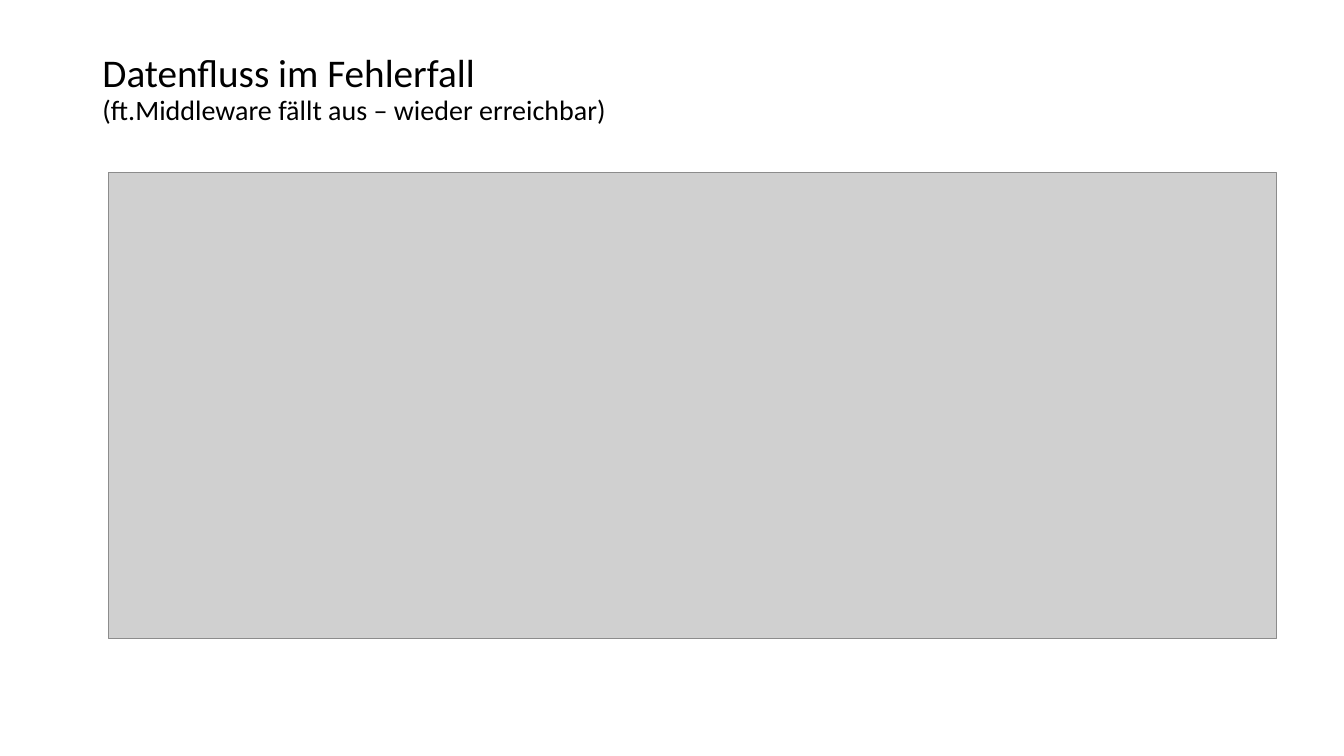
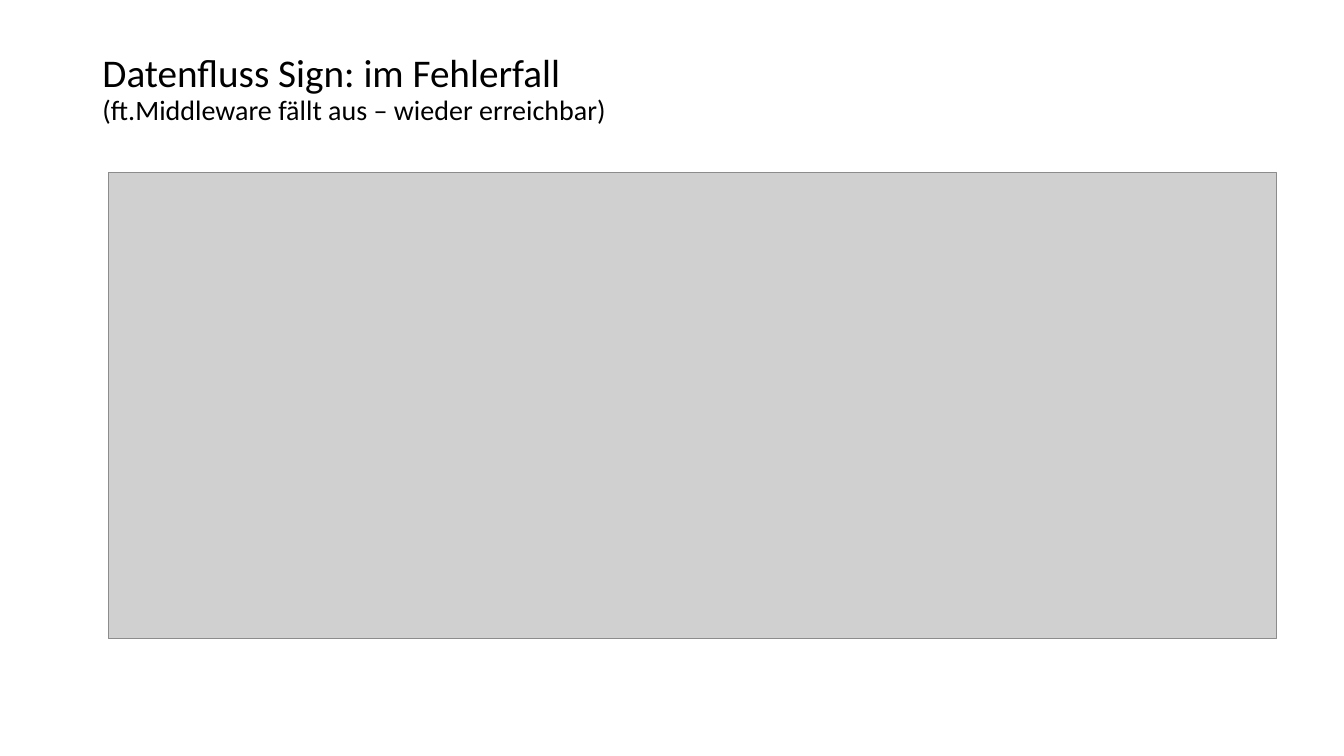
Before and after one commit to fiskaltrust/productdescription-de-doc, a slide deck: slide 15 of for-poscreators/presentation/onboarding_de.pptx (slide 14 before the commit). Drawn at 1344x756 pixels with LibreOffice and Linux fonts; fonts in the diff are those of the drawing; grey boxes stand for pictures. Boxes give left, top, right and bottom in pixels: in the first picture for what was removed or moved away, otherwise in the second. Text is boxed around its words. In the diff, an @@ line names an element or a change of style, - is before the commit and + after.

```diff
--- a/for-poscreators/presentation/onboarding_de.pptx
+++ b/for-poscreators/presentation/onboarding_de.pptx
@@ title at [102,59,606,124]: text changed @@
-Datenfluss im Fehlerfall
-(ft.Middleware fällt aus – wieder erreichbar)
+Datenfluss Sign: im Fehlerfall
+(ft.Middleware fällt aus – wieder erreichbar)
```
Also in this commit, not shown: 7 other slides changed, 9 slides added, 9 other files.
